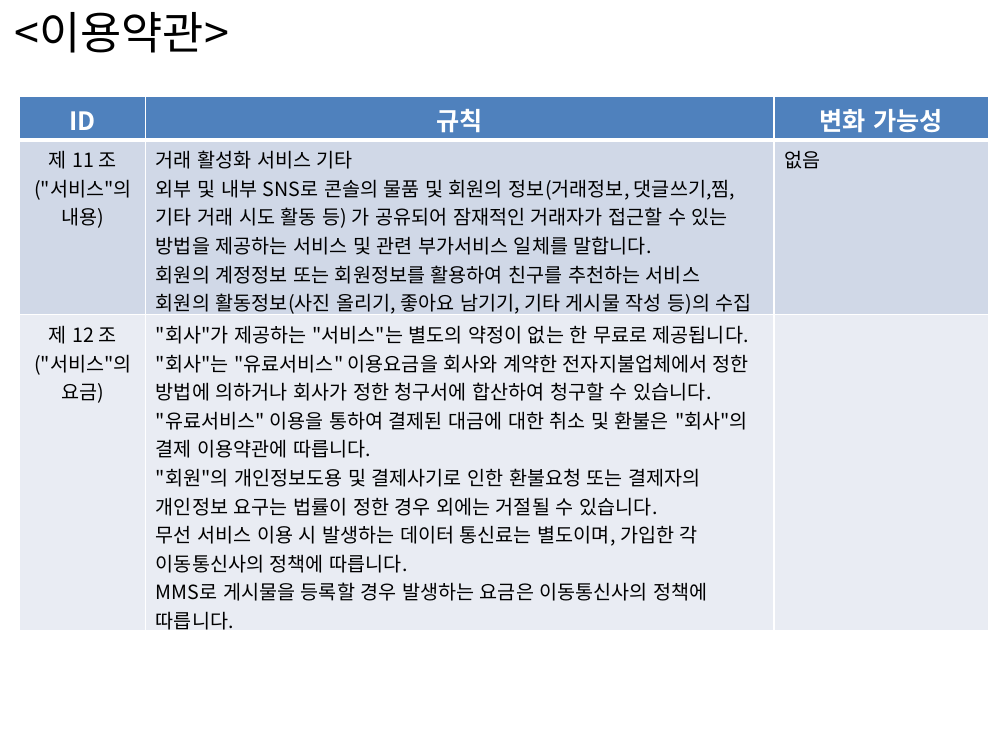
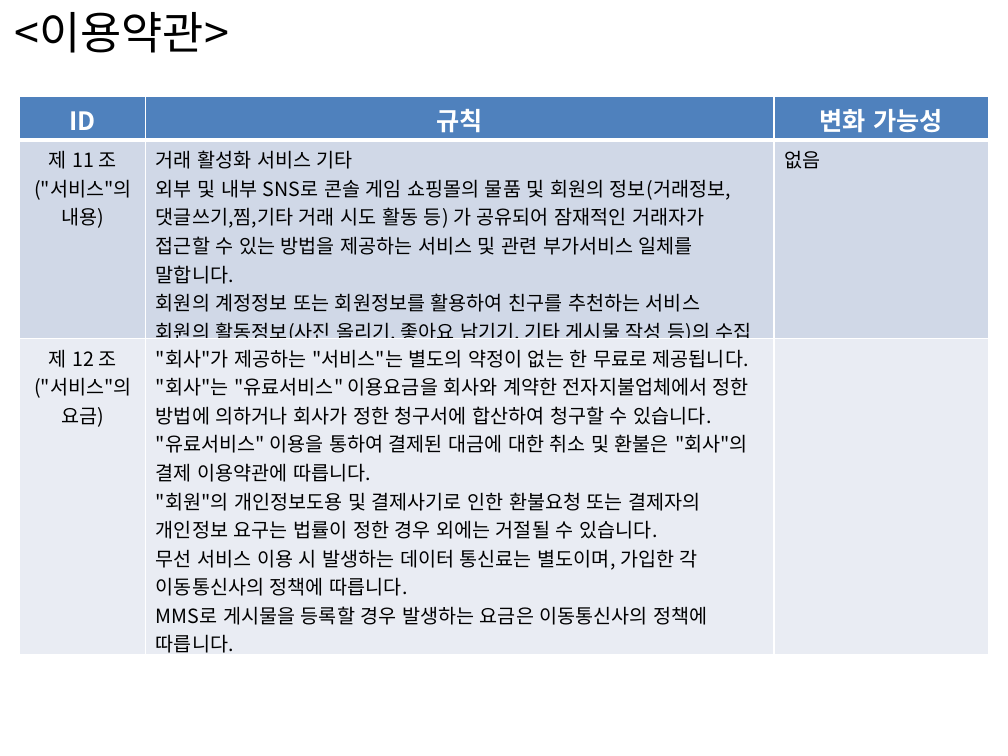
Before and after one commit to Jung-hyeon-Park/portfolio_actifact, a slide deck: slide 10 of 0. 기타/SW아키텍처+비전+수립+-+비즈니스룰+-+_박범진, 박정현.pptx. Drawn at 1008x756 pixels with LibreOffice and Linux fonts; fonts in the diff are those of the drawing. Boxes give left, top, right and bottom in pixels: in the first picture for what was removed or moved away, otherwise in the second. Text is boxed around its words. In the diff, an @@ line names an element or a change of style, - is before the commit and + after.

```diff
--- a/0. 기타/SW아키텍처+비전+수립+-+비즈니스룰+-+_박범진, 박정현.pptx
+++ b/0. 기타/SW아키텍처+비전+수립+-+비즈니스룰+-+_박범진, 박정현.pptx
@@ table at [20,97,989,677] @@
-row 2, column 2: 거래 활성화 서비스 기타 / 외부 및 내부 SNS로 콘솔의 물품 및 회원의 정보(거래정보, 댓글쓰기,찜,기타 거래 시도 활동 등) 가 공유되어 잠재적인 거래자가 접근할 수 있는 방법을 제공하는 서비스 및 관련 부가서비스 일체를 말합니다. / 회원의 계정정보 또는 회원정보를 활용하여 친구를 추천하는 서비스 / 회원의 활동정보(사진 올리기, 좋아요 남기기, 기타 게시물 작성 등)의 수집 및 통계 서비스
+row 2, column 2: 거래 활성화 서비스 기타 / 외부 및 내부 SNS로 콘솔 게임 쇼핑몰의 물품 및 회원의 정보(거래정보, 댓글쓰기,찜,기타 거래 시도 활동 등) 가 공유되어 잠재적인 거래자가 접근할 수 있는 방법을 제공하는 서비스 및 관련 부가서비스 일체를 말합니다. / 회원의 계정정보 또는 회원정보를 활용하여 친구를 추천하는 서비스 / 회원의 활동정보(사진 올리기, 좋아요 남기기, 기타 게시물 작성 등)의 수집 및 통계 서비스
```
Also in this commit, not shown: 12 other slides changed, 5 other files.
